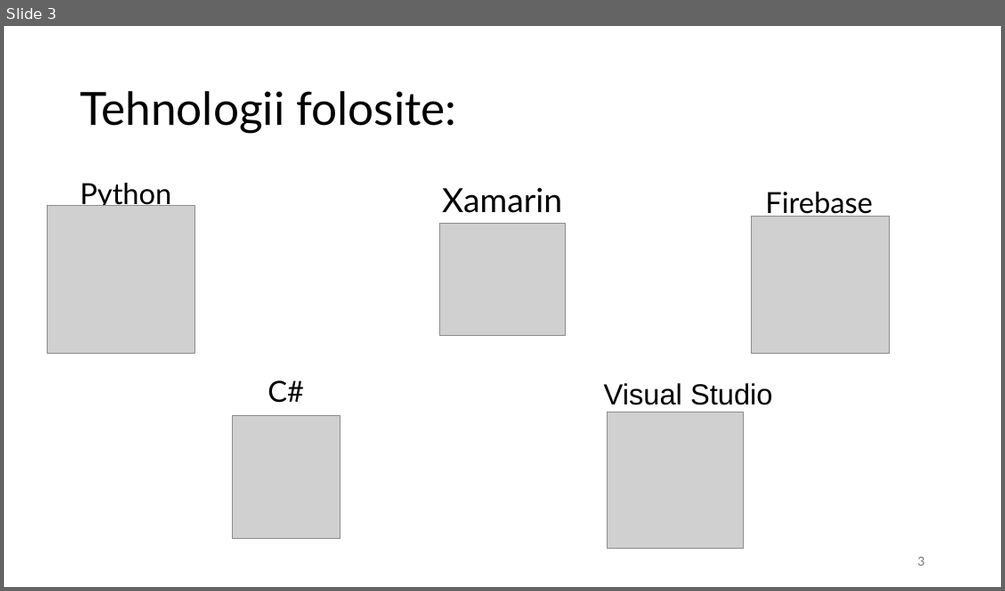
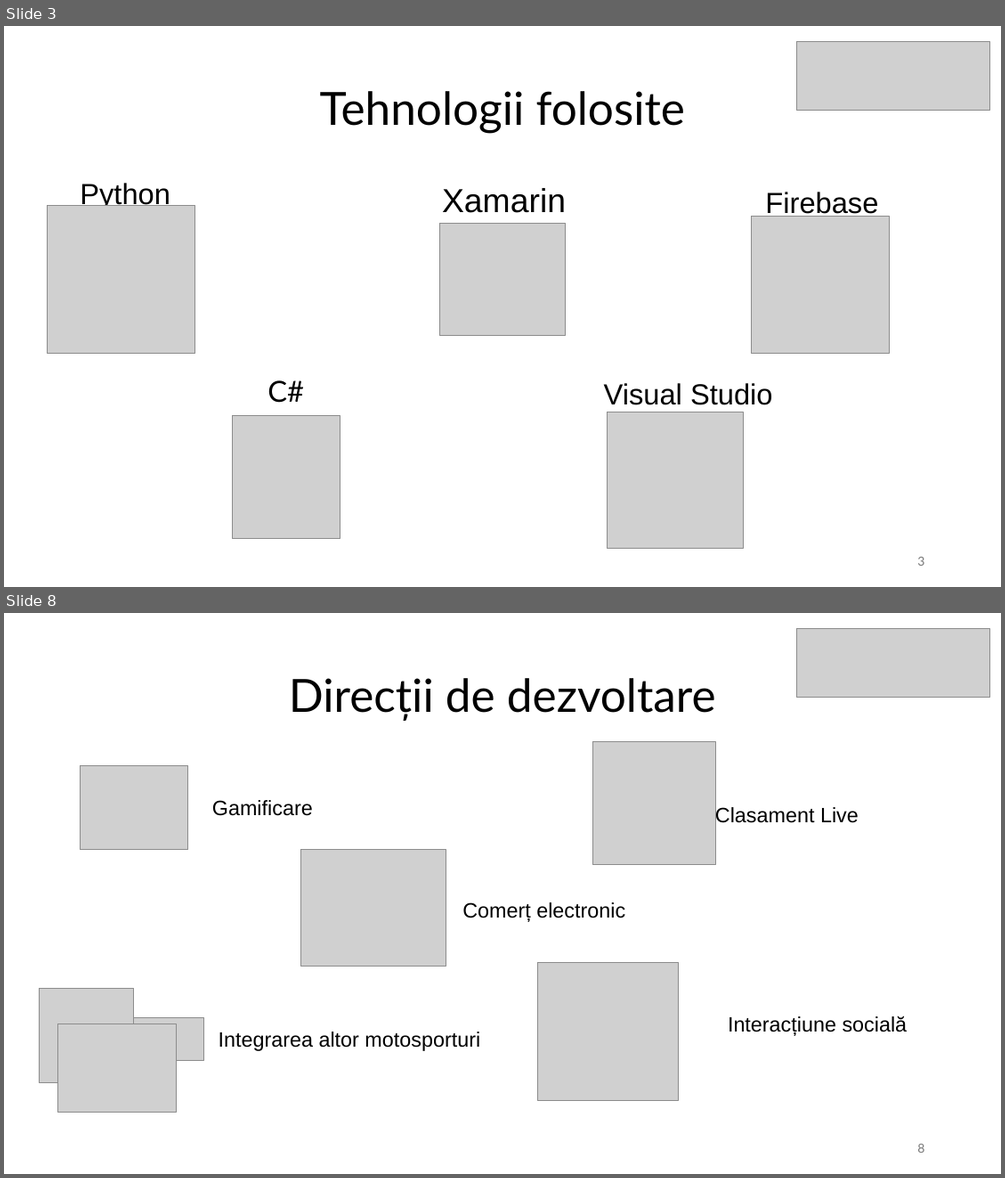
Before and after one commit to Patey0911/Licenta, a slide deck: Mihaly_Bogdan-Matei.pptx. Shown one above the other, each under a label of ours: slide 3 before the commit, slides 3 and 8 after it; the slides between them are not shown. The pictures are 1005x591 and 1005x1178 pixels, drawn with LibreOffice and Linux fonts; fonts in the diff are those of the drawing; grey boxes stand for pictures. Boxes give left, top, right and bottom in pixels: in the first picture for what was removed or moved away, otherwise in the second. Text is boxed around its words. In the diff, an @@ line names an element or a change of style, - is before the commit and + after.

```diff
--- a/Mihaly_Bogdan-Matei.pptx
+++ b/Mihaly_Bogdan-Matei.pptx
@@ slide 8 added at (4,613,1001,1174), background #FFFFFF @@
@@ picture added at (797,629,990,697) @@
@@ title added at (289,678,716,720), 44 pt, text #000000 @@
+Direcții de dezvoltare
@@ picture added at (592,742,715,864) @@
@@ picture added at (80,765,188,850) @@
@@ text added at (212,800,313,816), 20 pt, text #000000 @@
+Gamificare
@@ text added at (715,806,858,827), 20 pt, text #000000 @@
+Clasament Live
@@ picture added at (301,850,446,966) @@
@@ text added at (462,902,625,922), 20 pt, text #000000 @@
+Comerț electronic
@@ picture added at (538,963,680,1101) @@
@@ picture added at (39,989,134,1083) @@
@@ picture added at (57,1023,176,1112) @@
@@ picture added at (109,1018,204,1060) @@
@@ text added at (218,1031,480,1051), 20 pt, text #000000 @@
+Integrarea altor motosporturi
@@ text added at (728,1015,907,1036), 20 pt, text #000000 @@
+Interacțiune socială
@@ page number added at (917,1143,924,1152), 12 pt, text #797979 @@
+8
@@ slide 3 changed as well @@
@@ picture added at (797,42,990,110) @@
@@ title at (320,91,685,133): text changed @@
-Tehnologii folosite:
+Tehnologii folosite
@@ font Lato to Arial in 3 elements at (80,183,170,209), (442,188,566,213), (765,192,878,218) @@
```
Also in this commit, not shown: 3 other slides changed, 4 other slides added, 12 slides removed, 7 other files.
